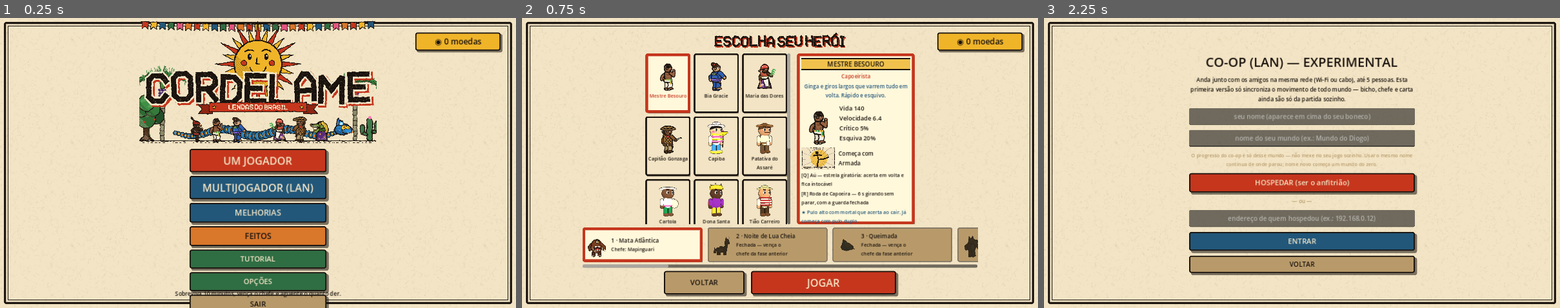
Above: before the commit, frames 1-3 (left to right).
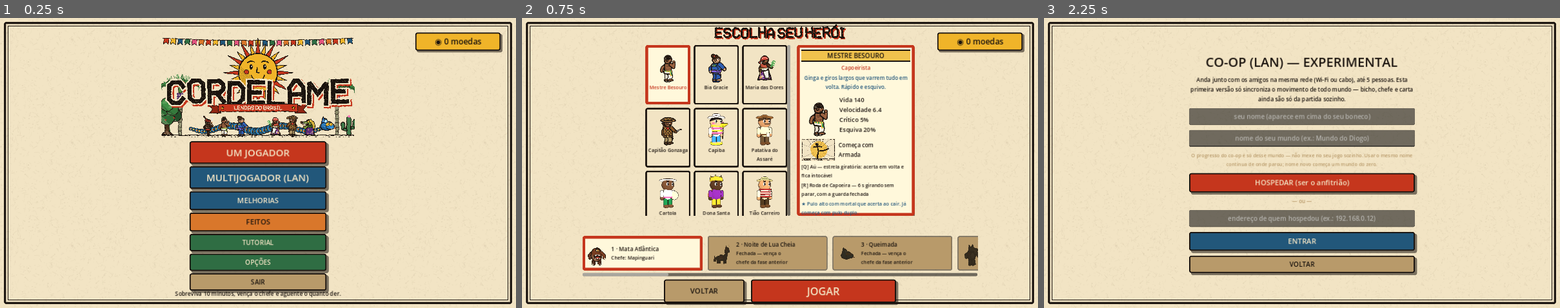
Above: after the commit, the same moments.

Repository: diogobennertz/cordel
Game: Godot game, scene res://scenes/World.tscn
Same seed, same stepped clock (60 frames per second), same inputs: the game is played once before the commit and once after it.
Inputs:
- Up to frame 1 (0.25 s): no input
- Up to frame 2 (0.75 s): click "UM JOGADOR" at 0.5 s
- Up to frame 3 (2.25 s): click "VOLTAR" at 1.25 s; click "MULTIJOGADOR (LAN)" at 2 s

The runs differ from the first frame. In frame 1, 21% of the frame differs, in the area x 27-73%, y 0-100%; in frame 2, 22%, in the area x 11-89%, y 2-99%; in frame 3, nothing differs.

Commit message:
Corrige ícones de golpe errados, dica de desbloqueio e menu principal
- 27 golpes novos usavam por engano o ícone do bônus "×1,2" em vez de um
  ícone de golpe de verdade — remapeado por tipo de ataque.
- Dica de como liberar herói trancado agora numa faixa fixa e confiável,
  além do balão nativo do mouse.
- Corrige botão SAIR sobrepondo o rodapé no menu principal.

Co-Authored-By: Claude Sonnet 5 <noreply@anthropic.com>

Diff:
--- a/godot/scripts/Data.gd
+++ b/godot/scripts/Data.gd
@@ -106,43 +106,43 @@
 	# Cangaço
 	"peixeira": {"nome": "Peixeira", "build": "cangaco", "tipo": "arco", "dmg": 16.0, "cd": 0.65, "raio": 2.7, "ang": 1.2, "crit": 0.12, "arte": "peixeira", "txt": "Facada rápida na frente, com +12% de chance de crítico."},
 	# Frevo
-	"tesoura":  {"nome": "Tesoura", "build": "frevo", "tipo": "arco", "dmg": 22.0, "cd": 1.0, "raio": 3.0, "ang": 1.5, "knock": 1.0, "arte": "arretado", "txt": "Passo de frevo em tesoura: varre a sombrinha na frente."},
-	"parafuso": {"nome": "Parafuso", "build": "frevo", "tipo": "ring", "dmg": 16.0, "cd": 1.6, "raio": 3.4, "stun": 1.0, "knock": 0.6, "arte": "arretado", "txt": "Gira feito pião e atordoa quem está em volta."},
-	"ferrugem": {"nome": "Ferrugem", "build": "frevo", "tipo": "onda", "dmg": 15.0, "cd": 2.6, "raio": 5.0, "knock": 1.8, "arte": "arretado", "txt": "Passo forte que empurra toda a roda para longe."},
+	"tesoura":  {"nome": "Tesoura", "build": "frevo", "tipo": "arco", "dmg": 22.0, "cd": 1.0, "raio": 3.0, "ang": 1.5, "knock": 1.0, "arte": "meialua", "txt": "Passo de frevo em tesoura: varre a sombrinha na frente."},
+	"parafuso": {"nome": "Parafuso", "build": "frevo", "tipo": "ring", "dmg": 16.0, "cd": 1.6, "raio": 3.4, "stun": 1.0, "knock": 0.6, "arte": "rasteira", "txt": "Gira feito pião e atordoa quem está em volta."},
+	"ferrugem": {"nome": "Ferrugem", "build": "frevo", "tipo": "onda", "dmg": 15.0, "cd": 2.6, "raio": 5.0, "knock": 1.8, "arte": "berimbau", "txt": "Passo forte que empurra toda a roda para longe."},
 	# Cordel
-	"repente":  {"nome": "Repente", "build": "cordel", "tipo": "proj_reto", "dmg": 20.0, "cd": 0.9, "vel": 16.0, "raio": 0.35, "vida": 0.9, "n": 1, "pierce": 1, "cor": Color(0.9, 0.85, 0.6), "arte": "arretado", "txt": "Atira um verso afiado que atravessa um bicho."},
-	"glosa":    {"nome": "Glosa", "build": "cordel", "tipo": "proj_teleguiado", "dmg": 16.0, "cd": 1.3, "vel": 11.0, "raio": 0.4, "vida": 3.0, "alcance": 24.0, "boom": 1.3, "cor": Color(0.9, 0.85, 0.6), "arte": "arretado", "txt": "Verso teleguiado que responde a quem provocou."},
-	"desafio":  {"nome": "Desafio", "build": "cordel", "tipo": "onda", "dmg": 18.0, "cd": 2.8, "raio": 5.2, "knock": 1.8, "arte": "arretado", "txt": "Grito de desafio em verso: estoura em volta e empurra."},
+	"repente":  {"nome": "Repente", "build": "cordel", "tipo": "proj_reto", "dmg": 20.0, "cd": 0.9, "vel": 16.0, "raio": 0.35, "vida": 0.9, "n": 1, "pierce": 1, "cor": Color(0.9, 0.85, 0.6), "arte": "bacamarte", "txt": "Atira um verso afiado que atravessa um bicho."},
+	"glosa":    {"nome": "Glosa", "build": "cordel", "tipo": "proj_teleguiado", "dmg": 16.0, "cd": 1.3, "vel": 11.0, "raio": 0.4, "vida": 3.0, "alcance": 24.0, "boom": 1.3, "cor": Color(0.9, 0.85, 0.6), "arte": "fogofatuo", "txt": "Verso teleguiado que responde a quem provocou."},
+	"desafio":  {"nome": "Desafio", "build": "cordel", "tipo": "onda", "dmg": 18.0, "cd": 2.8, "raio": 5.2, "knock": 1.8, "arte": "reza", "txt": "Grito de desafio em verso: estoura em volta e empurra."},
 	"bacamarte":{"nome": "Bacamarte", "build": "cangaco", "tipo": "proj_reto", "dmg": 9.0, "cd": 1.40, "vel": 13.0, "raio": 0.4, "vida": 0.7, "n": 5, "spread": 0.5, "pierce": 1, "cor": Color(0.2, 0.15, 0.1), "arte": "bacamarte", "txt": "Tiro de chumbo espalhado: 5 balas em leque."},
 	"rifle":    {"nome": "Rifle Papo-Amarelo", "build": "cangaco", "tipo": "proj_reto", "dmg": 30.0, "cd": 1.60, "vel": 24 …(198 unchanged characters)…
 	# Samba
-	"batucada":    {"nome": "Batucada", "build": "samba", "tipo": "ring", "dmg": 20.0, "cd": 1.1, "raio": 3.1, "knock": 1.1, "arte": "arretado", "txt": "Roda de batucada: acerta todo mundo em volta."},
-	"sapateado":   {"nome": "Sapateado", "build": "samba", "tipo": "arco", "dmg": 26.0, "cd": 1.2, "raio": 3.3, "ang": 1.6, "knock": 1.2, "arte": "arretado", "txt": "Passo de samba na frente, rápido e forte."},
-	"pandeirada":  {"nome": "Pandeirada", "build": "samba", "tipo": "onda", "dmg": 17.0, "cd": 2.9, "raio": 5.4, "knock": 2.0, "arte": "arretado", "txt": "Pandeiro no alto: onda de som que empurra tudo em volta."},
+	"batucada":    {"nome": "Batucada", "build": "samba", "tipo": "ring", "dmg": 20.0, "cd": 1.1, "raio": 3.1, "knock": 1.1, "arte": "armada", "txt": "Roda de batucada: acerta todo mundo em volta."},
+	"sapateado":   {"nome": "Sapateado", "build": "samba", "tipo": "arco", "dmg": 26.0, "cd": 1.2, "raio": 3.3, "ang": 1.6, "knock": 1.2, "arte": "queda", "txt": "Passo de samba na frente, rápido e forte."},
+	"pandeirada":  {"nome": "Pandeirada", "build": "samba", "tipo": "onda", "dmg": 17.0, "cd": 2.9, "raio": 5.4, "knock": 2.0, "arte": "berimbau", "txt": "Pandeiro no alto: onda de som que empurra tudo em volta."},
 	# Maracatu
-	"alfaia":      {"nome": "Alfaia", "build": "maracatu", "tipo": "ring", "dmg": 24.0, "cd": 1.3, "raio": 3.4, "stun": 0.8, "knock": 0.8, "arte": "arretado", "txt": "Tambor fundo que estremece e atordoa a bicharada em volta."},
-	"calunga":     {"nome": "Calunga", "build": "maracatu", "tipo": "arco", "dmg": 26.0, "cd": 1.6, "raio": 3.2, "ang": 1.6, "stun": 0.6, "knock": 1.0, "arte": "arretado", "txt": "A boneca sagrada abençoa o golpe na frente: atordoa quem recebe."},
-	"cortejo":     {"nome": "Cortejo", "build": "maracatu", "tipo": "onda", "dmg": 19.0, "cd": 2.7, "raio": 5.8, "knock": 2.6, "arte": "arretado", "txt": "O cortejo real avança e abre caminho, empurrando tudo para longe."},
+	"alfaia":      {"nome": "Alfaia", "build": "maracatu", "tipo": "ring", "dmg": 24.0, "cd": 1.3, "raio": 3.4, "stun": 0.8, "knock": 0.8, "arte": "guarda", "txt": "Tambor fundo que estremece e atordoa a bicharada em volta."},
+	"calunga":     {"nome": "Calunga", "build": "maracatu", "tipo": "arco", "dmg": 26.0, "cd": 1.6, "raio": 3.2, "ang": 1.6, "stun": 0.6, "knock": 1.0, "arte": "peixeira", "txt": "A boneca sagrada abençoa o golpe na frente: atordoa quem recebe."},
+	"cortejo":     {"nome": "Cortejo", "build": "maracatu", "tipo": "onda", "dmg": 19.0, "cd": 2.7, "raio": 5.8, "knock": 2.6, "arte": "reza", "txt": "O cortejo real avança e abre caminho, empurrando tudo para longe."},
 	# Viola
-	"dedilhado":   {"nome": "Dedilhado", "build": "viola", "tipo": "proj_reto", "dmg": 18.0, "cd": 0.8, "vel": 15.0, "raio": 0.33, "vida": 0.85, "n": 1, "pierce": 1, "cor": Color(0.75, 0.55, 0.2), "arte": "arretado", "txt": "Corda dedilhada rápido: atira uma nota afiada na frente."},
-	"caterete":    {"nome": "Cateretê", "build": "viola", "tipo": "proj_teleguiado", "dmg": 17.0, "cd": 1.1, "vel": 12.0, "raio": 0.42, "vida": 3.2, "alcance": 25.0, "boom": 1.4, "cor": Color(0.75, 0.55, 0.2), "arte": "arretado", "txt": "Nota de desafio que persegue o bicho até estourar."},
-	"toada":       {"nome": "Toada", "build": "viola", "tipo": "proj_estoura", "dmg": 23.0, "cd": 2.1, "vel": 10.0, "raio": 0.42, "vida": 2.0, "alcance": 20.0, "boom": 2.6, "cor": Color(0.75, 0.55, 0.2), "arte": "arretado", "txt": "Acorde pesado que estoura numa área grande."},
+	"dedilhado":   {"nome": "Dedilhado", "build": "viola", "tipo": "proj_reto", "dmg": 18.0, "cd": 0.8, "vel": 15.0, "raio": 0.33, "vida": 0.85, "n": 1, "pierce": 1, "cor": Color(0.75, 0.55, 0.2), "arte": "papoamarelo", "txt": "Corda dedilhada rápido: atira uma nota afiada na frente."},
+	"caterete":    {"nome": "Cateretê", "build": "viola", "tipo": "proj_teleguiado", "dmg": 17.0, "cd": 1.1, "vel": 12.0, "raio": 0.42, "vida": 3.2, "alcance": 25.0, "boom": 1.4, "cor": Color(0.75, 0.55, 0.2), "arte": "fogofatuo", "txt": "Nota de desafio que persegue o bicho até estourar."},
+	"toada":       {"nome": "Toada", "build": "viola", "tipo": "proj_estoura", "dmg": 23.0, "cd": 2.1, "vel": 10.0, "raio": 0.42, "vida": 2.0, "alcance": 20.0, "boom": 2.6, "cor": Color(0.75, 0.55, 0.2), "arte": "garrafada", "txt": "Acorde pesado que estoura numa área grande."},
 	# Carimbó
-	"carimbo":     {"nome": "Carimbó", "build": "carimbo", "tipo": "ring", "dmg": 19.0, "cd": 1.0, "raio": 3.0, "knock": 1.3, "arte": "arretado", "txt": "Giro de carimbó: empurra todo mundo em volta."},
-	"banda_couro": {"nome": "Banda de Couro", "build": "carimbo", "tipo": "arco", "dmg": 25.0, "cd": 1.3, "raio": 3.4, "ang": 1.5, "knock": 1.1, "arte": "arretado", "txt": "Tapa no couro do tambor, na direção do bicho mais perto."},
-	"pisada_forte":{"nome": "Pisada Forte", "build": "carimbo", "tipo": "onda", "dmg": 16.0, "cd": 2.6, "raio": 5.2, "knock": 2.0, "arte": "arretado", "txt": "Pisada forte que sacode o chão e afasta a bicharada."},
+	"carimbo":     {"nome": "Carimbó", "build": "carimbo", "tipo": "ring", "dmg": 19.0, "cd": 1.0, "raio": 3.0, "knock": 1.3, "arte": "rasteira", "txt": "Giro de carimbó: empurra todo mundo em volta."},
+	"banda_couro": {"nome": "Banda de Couro", "build": "carimbo", "tipo": "arco", "dmg": 25.0, "cd": 1.3, "raio": 3.4, "ang": 1.5, "knock": 1.1, "arte": "meialua", "txt": "Tapa no couro do tambor, na direção do bicho mais perto."},
+	"pisada_forte":{"nome": "Pisada Forte", "build": "carimbo", "tipo": "onda", "dmg": 16.0, "cd": 2.6, "raio": 5.2, "knock": 2.0, "arte": "berimbau", "txt": "Pisada forte que sacode o chão e afasta a bicharada."},
 	# Forró
-	"pandeirao":     {"nome": "Pandeirão", "build": "forro", "tipo": "ring", "dmg": 19.0, "cd": 1.0, "raio": 3.0, "knock": 1.2, "arte": "arretado", "txt": "Giro de pandeiro: acerta e empurra todo mundo em volta."},
-	"coco_embolada": {"nome": "Coco de Embolada", "build": "forro", "tipo": "onda", "dmg": 16.0, "cd": 2.8, "raio": 5.3, "knock": 1.9, "arte": "arretado", "txt": "Verso cantado rápido: onda que afasta a bicharada."},
-	"baiao_rapido":  {"nome": "Baião Rápido", "build": "forro", "tipo": "arco", "dmg": 25.0, "cd": 1.1, "raio": 3.2, "ang": 1.6, "knock": 1.1, "arte": "arretado", "txt": "Passo rápido de baião na direção do bicho mais perto."},
+	"pandeirao":     {"nome": "Pandeirão", "build": "forro", "tipo": "ring", "dmg": 19.0, "cd": 1.0, "raio": 3.0, "knock": 1.2, "arte": "armada", "txt": "Giro de pandeiro: acerta e empurra todo mundo em volta."},
+	"coco_embolada": {"nome": "Coco de Embolada", "build": "forro", "tipo": "onda", "dmg": 16.0, "cd": 2.8, "raio": 5.3, "knock": 1.9, "arte": "reza", "txt": "Verso cantado rápido: onda que afasta a bicharada."},
+	"baiao_rapido":  {"nome": "Baião Rápido", "build": "forro", "tipo": "arco", "dmg": 25.0, "cd": 1.1, "raio": 3.2, "ang": 1.6, "knock": 1.1, "arte": "queda", "txt": "Passo rápido de baião na direção do bicho mais perto."},
 	# Capoeira Angola
-	"cocorinha":     {"nome": "Cocorinha", "build": "angola", "tipo": "ring", "dmg": 22.0, "cd": 1.2, "raio": 2.9, "stun": 0.7, "knock": 0.6, "arte": "arretado", "txt": "Agacha e varre baixo: atordoa quem chega perto."},
-	"cabecada":      {"nome": "Cabeçada", "build": "angola", "tipo": "investida", "dmg": 32.0, "cd": 1.6, "raio": 1.6, "alcance": 6.5, "stun": 1.3, "arte": "arretado", "txt": "Investe de cabeça baixa no bicho mais perto e atordoa."},
-	"negativa":      {"nome": "Negativa", "build": "angola", "tipo": "onda", "dmg": 17.0, "cd": 2.9, "raio": 5.5, "knock": 2.1, "arte": "arretado", "txt": "Esquiva rasteira que sacode e empurra tudo em volta."},
+	"cocorinha":     {"nome": "Cocorinha", "build": "angola", "tipo": "ring", "dmg": 22.0, "cd": 1.2, "raio": 2.9, "stun": 0.7, "knock": 0.6, "arte": "guarda", "txt": "Agacha e varre baixo: atordoa quem chega perto."},
+	"cabecada":      {"nome": "Cabeçada", "build": "angola", "tipo": "investida", "dmg": 32.0, "cd": 1.6, "raio": 1.6, "alcance": 6.5, "stun": 1.3, "arte": "kimura", "txt": "Investe de cabeça baixa no bicho mais perto e atordoa."},
+	"negativa":      {"nome": "Negativa", "build": "angola", "tipo": "onda", "dmg": 17.0, "cd": 2.9, "raio": 5.5, "knock": 2.1, "arte": "berimbau", "txt": "Esquiva rasteira que sacode e empurra tudo em volta."},
 	# Marujo
-	"rede_pesca":    {"nome": "Rede de Pesca", "build": "maruja", "tipo": "ring", "dmg": 21.0, "cd": 1.15, "raio": 3.2, "knock": 1.0, "arte": "arretado", "txt": "Lança a rede em volta, prende e machuca a bicharada."},
-	"mare_cheia":    {"nome": "Maré Cheia", "build": "maruja", "tipo": "onda", "dmg": 17.0, "cd": 2.8, "raio": 5.6, "knock": 2.3, "arte": "arretado", "txt": "Onda de maré que empurra tudo para longe."},
-	"canto_mar":     {"nome": "Canto do Mar", "build": "maruja", "tipo": "proj_teleguiado", "dmg": 17.0, "cd": 1.2, "vel": 11.0, "raio": 0.42, "vida": 3.3, "alcance": 25.0, "boom": 1.4, "cor": Color(0.3, 0.55, 0.85), "arte": "arretado", "txt": "Nota que ecoa n'água e persegue o bicho até estourar."},
+	"rede_pesca":    {"nome": "Rede de Pesca", "build": "maruja", "tipo": "ring", "dmg": 21.0, "cd": 1.15, "raio": 3.2, "knock": 1.0, "arte": "armada", "txt": "Lança a rede em volta, prende e machuca a bicharada."},
+	"mare_cheia":    {"nome": "Maré Cheia", "build": "maruja", "tipo": "onda", "dmg": 17.0, "cd": 2.8, "raio": 5.6, "knock": 2.3, "arte": "reza", "txt": "Onda de maré que empurra tudo para longe."},
+	"canto_mar":     {"nome": "Canto do Mar", "build": "maruja", "tipo": "proj_teleguiado", "dmg": 17.0, "cd": 1.2, "vel": 11.0, "raio": 0.42, "vida": 3.3, "alcance": 25.0, "boom": 1.4, "cor": Color(0.3, 0.55, 0.85), "arte": "fogofatuo", "txt": "Nota que ecoa n'água e persegue o bicho até estourar."},
 }
 
 # Dano do golpe no nível atual (sobe 25% por nível acima do 1).
--- a/godot/scripts/Menus.gd
+++ b/godot/scripts/Menus.gd
@@ -14,6 +14,8 @@
 var _capt := ""               # ação esperando uma tecla nova (opções > controles)               # quando a tela de nível abriu (evita clique sem querer)
 var _so_tutorial := false     # true: foi pro "escolha de herói" só pra fazer o tutorial (não pra jogar a fase)
 var _scr_herois: ScrollContainer   # só pra debug/teste
+var _painel_dica: PanelContainer   # dica de como liberar o herói trancado (some ao passar o mouse)
+var _lbl_dica: Label
 
 func _init() -> void:
 	layer = 10
@@ -75,21 +77,21 @@
 func titulo() -> void:
 	_limpar("titulo")
 	Tela.fundo_papel(raiz)
-	var vb := _centro(9)
-	var logo := Tela.imagem("logo", Vector2(590, 316)); logo.size_flags_horizontal = Control.SIZE_SHRINK_CENTER
+	var vb := _centro(6)
+	var logo := Tela.imagem("logo", Vector2(480, 257)); logo.size_flags_horizontal = Control.SIZE_SHRINK_CENTER
 	vb.add_child(logo)
 	var ac_opc := func(): opcoes(titulo)
 	var ac_sair := func(): get_tree().quit()
 	var ac_tut := func(): _so_tutorial = true; herois()
 	var ac_jogar_menu := func(): _so_tutorial = false; herois()
 	var itens := [
-		["UM JOGADOR", ac_jogar_menu, Tela.URUCUM, 26, 340.0, 58.0],
-		["MULTIJOGADOR (LAN)", coop, Tela.ANIL, 26, 340.0, 58.0],
-		["MELHORIAS", melhorias, Tela.ANIL, 20, 340.0, 46.0],
-		["FEITOS" + (" (%d)" % Dados.feitos_prontos() if Dados.feitos_prontos() > 0 else ""), feitos, Tela.BARRO, 20, 340.0, 46.0],
-		["TUTORIAL", ac_tut, Tela.MATA, 18, 340.0, 42.0],
-		["OPÇÕES", ac_opc, Tela.MATA, 18, 340.0, 42.0],
-		["SAIR", ac_sair, Tela.PARDO, 18, 340.0, 42.0],
+		["UM JOGADOR", ac_jogar_menu, Tela.URUCUM, 24, 340.0, 50.0],
+		["MULTIJOGADOR (LAN)", coop, Tela.ANIL, 24, 340.0, 50.0],
+		["MELHORIAS", melhorias, Tela.ANIL, 18, 340.0, 40.0],
+		["FEITOS" + (" (%d)" % Dados.feitos_prontos() if Dados.feitos_prontos() > 0 else ""), feitos, Tela.BARRO, 18, 340.0, 40.0],
+		["TUTORIAL", ac_tut, Tela.MATA, 16, 340.0, 36.0],
+		["OPÇÕES", ac_opc, Tela.MATA, 16, 340.0, 36.0],
+		["SAIR", ac_sair, Tela.PARDO, 16, 340.0, 36.0],
 	]
 	for it in itens:
 		var b := Tela.botao(it[0], it[1], it[3], it[2], it[4], it[5]); b.size_flags_horizontal = Control.SIZE_SHRINK_CENTER
@@ -117,6 +119,12 @@
 	for id in Dados.CLASSES: gr.add_child(_icone_heroi(id))
 	# direita: ficha completa de quem está selecionado
 	corpo.add_child(_carta_heroi(w.sel_heroi))
+	# dica de como liberar herói trancado: espaço reservado sempre, só preenche ao passar o mouse
+	_lbl_dica = Tela.rotulo("", 14, Tela.PAPEL, HORIZONTAL_ALIGNMENT_CENTER, true)
+	_painel_dica = PanelContainer.new(); _painel_dica.custom_minimum_size = Vector2(0, 34)
+	_painel_dica.add_theme_stylebox_override("panel", StyleBoxEmpty.new())
+	_painel_dica.add_child(_lbl_dica); _painel_dica.mouse_filter = Control.MOUSE_FILTER_IGNORE
+	vb.add_child(_painel_dica)
 	# fileira de fases: rola na horizontal, porque já são 15 e não cabem todas na tela de uma vez
 	var scrf := ScrollContainer.new(); scrf.custom_minimum_size = Vector2(980, 100)
 	scrf.vertical_scroll_mode = ScrollContainer.SCROLL_MODE_DISABLED; vb.add_child(scrf)
@@ -148,7 +156,14 @@
 	v.add_child(Tela.texto(String(c["apelido"]), 12, 96, Tela.TINTA if not sel else Tela.URUCUM))
 	Tela.ignora_mouse(b)
 	if trancado:
-		b.tooltip_text = "🔒 Para liberar: " + Dados.requisito_heroi(id)
+		var req := "🔒 Para liberar " + String(c["apelido"]) + ": " + Dados.requisito_heroi(id)
+		b.tooltip_text = req
+		b.mouse_entered.connect(func():
+			_lbl_dica.text = req
+			_painel_dica.add_theme_stylebox_override("panel", Tela.caixa(Tela.TINTA, 3, Tela.URUCUM, 4)))
+		b.mouse_exited.connect(func():
+			_lbl_dica.text = ""
+			_painel_dica.add_theme_stylebox_override("panel", StyleBoxEmpty.new()))
 	else:
 		b.pressed.connect(func():
 			w.sel_heroi = id; Salvo.d["heroi"] = id; herois())
--- a/godot/scripts/World.gd
+++ b/godot/scripts/World.gd
@@ -1921,13 +1921,31 @@
 	sem_mouse = true
 	Salvo.d["moedas"] = 345; Salvo.d["fase_max"] = 1; Salvo.d["melhorias"] = {"capoeirista": {"dano": 3, "vida": 1}, "jiujitsu": {"dano": 7, "critico": 4}}; Salvo.d["recordes"] = {"0": 100.0}
 	Salvo.d["contadores"] = {"abates": 812, "abates_saci": 150, "chefes": 1, "uso_kimura": 40, "criticos": 300}
-	if nome in ["herois", "melhorias", "opcoes", "titulo", "feitos", "controles", "pergtut", "herois_tut", "coop", "herois_trancados"]:
+	if nome in ["herois", "melhorias", "opcoes", "titulo", "feitos", "controles", "pergtut", "herois_tut", "coop", "herois_trancados", "herois_dica"]:
 		_montar_menu()
 		if nome == "herois": menus.herois()
 		elif nome == "herois_trancados":
 			menus.herois()
 			await get_tree().process_frame; await get_tree().process_frame
 			menus._scr_herois.scroll_vertical = 9999
+		elif nome == "herois_dica":
+			menus.herois()
+			await get_tree().process_frame; await get_tree().process_frame
+			menus._scr_herois.scroll_vertical = 9999
+			await get_tree().process_frame; await get_tree().process_frame
+			var gr: GridContainer = menus._scr_herois.get_child(0)
+			var alvo: Control = null
+			for ch in gr.get_children():
+				if ch is Button and String(ch.tooltip_text) != "": alvo = ch; break
+			if alvo:
+				var ctr: Vector2 = alvo.get_global_rect().get_center()
+				print("DEBUG dica: alvo=%s ctr=%s tooltip=%s" % [alvo.name, ctr, alvo.tooltip_text])
+				var mm := InputEventMouseMotion.new(); mm.position = ctr; mm.global_position = ctr
+				Input.parse_input_event(mm)
+				await get_tree().create_timer(0.7).timeout
+				Input.parse_input_event(mm)
+			else:
+				print("DEBUG dica: nenhum botao trancado encontrado")
 		elif nome == "herois_tut": menus._so_tutorial = true; menus.herois()
 		elif nome == "melhorias": menus.melhorias()
 		elif nome == "feitos": menus.feitos()
Not shown, changed: godot/LEIA-ME.md
